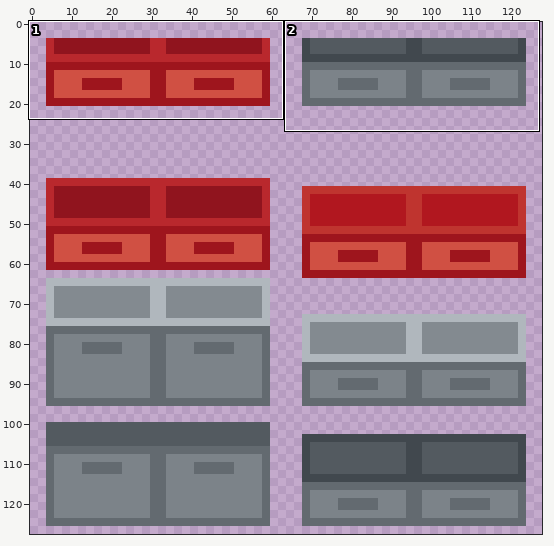
Edited in one commit: sprite sheet (tiles_png/entropia_assets/euroboxen.png). The first picture is a wide view before the edit; the outline marks the close-up.
Close-up. As it was:
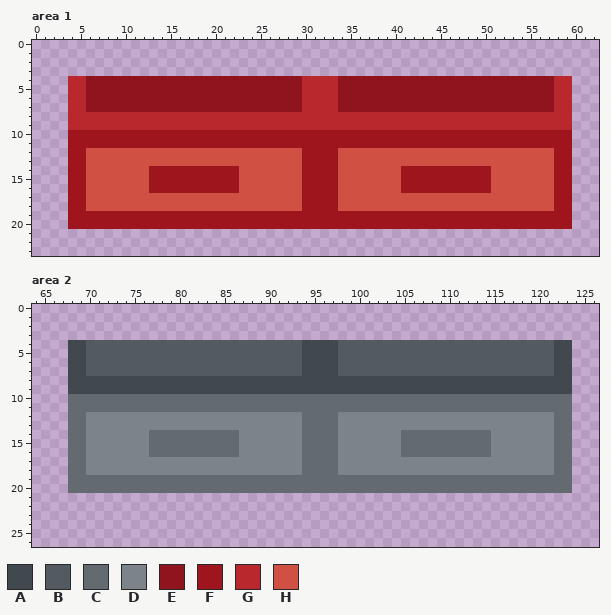
The file is 128x128 pixels. Pixels under 10% opacity are left out. Colours within 5 levels of each other are drawn and written as one. Shown: area 1: x 0..62, y 0..23; area 2: x 64..126, y 0..26.
Palette (. is transparent): A #41484e  B #535a60  C #636a70  D #7c8389  E #90141e  F #9e151d  G #b9282d  H #d05043
Pixels before, area 1, first column x 4:
 4 GGEEEEEEEEEEEEEEEEEEEEEEEEGGGGEEEEEEEEEEEEEEEEEEEEEEEEGG
 5 GGEEEEEEEEEEEEEEEEEEEEEEEEGGGGEEEEEEEEEEEEEEEEEEEEEEEEGG
 6 GGEEEEEEEEEEEEEEEEEEEEEEEEGGGGEEEEEEEEEEEEEEEEEEEEEEEEGG
 7 GGEEEEEEEEEEEEEEEEEEEEEEEEGGGGEEEEEEEEEEEEEEEEEEEEEEEEGG
 8 GGGGGGGGGGGGGGGGGGGGGGGGGGGGGGGGGGGGGGGGGGGGGGGGGGGGGGGG
 9 GGGGGGGGGGGGGGGGGGGGGGGGGGGGGGGGGGGGGGGGGGGGGGGGGGGGGGGG
10 FFFFFFFFFFFFFFFFFFFFFFFFFFFFFFFFFFFFFFFFFFFFFFFFFFFFFFFF
11 FFFFFFFFFFFFFFFFFFFFFFFFFFFFFFFFFFFFFFFFFFFFFFFFFFFFFFFF
12 FFHHHHHHHHHHHHHHHHHHHHHHHHFFFFHHHHHHHHHHHHHHHHHHHHHHHHFF
13 FFHHHHHHHHHHHHHHHHHHHHHHHHFFFFHHHHHHHHHHHHHHHHHHHHHHHHFF
14 FFHHHHHHHFFFFFFFFFFHHHHHHHFFFFHHHHHHHFFFFFFFFFFHHHHHHHFF
15 FFHHHHHHHFFFFFFFFFFHHHHHHHFFFFHHHHHHHFFFFFFFFFFHHHHHHHFF
16 FFHHHHHHHFFFFFFFFFFHHHHHHHFFFFHHHHHHHFFFFFFFFFFHHHHHHHFF
17 FFHHHHHHHHHHHHHHHHHHHHHHHHFFFFHHHHHHHHHHHHHHHHHHHHHHHHFF
18 FFHHHHHHHHHHHHHHHHHHHHHHHHFFFFHHHHHHHHHHHHHHHHHHHHHHHHFF
19 FFFFFFFFFFFFFFFFFFFFFFFFFFFFFFFFFFFFFFFFFFFFFFFFFFFFFFFF
20 FFFFFFFFFFFFFFFFFFFFFFFFFFFFFFFFFFFFFFFFFFFFFFFFFFFFFFFF
Pixels before, area 2, first column x 68:
 4 AABBBBBBBBBBBBBBBBBBBBBBBBAAAABBBBBBBBBBBBBBBBBBBBBBBBAA
 5 AABBBBBBBBBBBBBBBBBBBBBBBBAAAABBBBBBBBBBBBBBBBBBBBBBBBAA
 6 AABBBBBBBBBBBBBBBBBBBBBBBBAAAABBBBBBBBBBBBBBBBBBBBBBBBAA
 7 AABBBBBBBBBBBBBBBBBBBBBBBBAAAABBBBBBBBBBBBBBBBBBBBBBBBAA
 8 AAAAAAAAAAAAAAAAAAAAAAAAAAAAAAAAAAAAAAAAAAAAAAAAAAAAAAAA
 9 AAAAAAAAAAAAAAAAAAAAAAAAAAAAAAAAAAAAAAAAAAAAAAAAAAAAAAAA
10 CCCCCCCCCCCCCCCCCCCCCCCCCCCCCCCCCCCCCCCCCCCCCCCCCCCCCCCC
11 CCCCCCCCCCCCCCCCCCCCCCCCCCCCCCCCCCCCCCCCCCCCCCCCCCCCCCCC
12 CCDDDDDDDDDDDDDDDDDDDDDDDDCCCCDDDDDDDDDDDDDDDDDDDDDDDDCC
13 CCDDDDDDDDDDDDDDDDDDDDDDDDCCCCDDDDDDDDDDDDDDDDDDDDDDDDCC
14 CCDDDDDDDCCCCCCCCCCDDDDDDDCCCCDDDDDDDCCCCCCCCCCDDDDDDDCC
15 CCDDDDDDDCCCCCCCCCCDDDDDDDCCCCDDDDDDDCCCCCCCCCCDDDDDDDCC
16 CCDDDDDDDCCCCCCCCCCDDDDDDDCCCCDDDDDDDCCCCCCCCCCDDDDDDDCC
17 CCDDDDDDDDDDDDDDDDDDDDDDDDCCCCDDDDDDDDDDDDDDDDDDDDDDDDCC
18 CCDDDDDDDDDDDDDDDDDDDDDDDDCCCCDDDDDDDDDDDDDDDDDDDDDDDDCC
19 CCCCCCCCCCCCCCCCCCCCCCCCCCCCCCCCCCCCCCCCCCCCCCCCCCCCCCCC
20 CCCCCCCCCCCCCCCCCCCCCCCCCCCCCCCCCCCCCCCCCCCCCCCCCCCCCCCC
And afterwards:
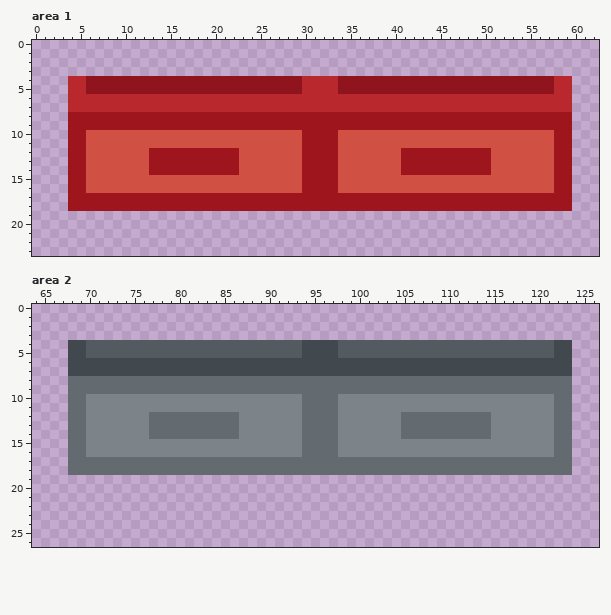
What changed:
Changed rows in their new state; - is an unchanged pixel.
Area 1:
first column x 4:
 6 --GGGGGGGGGGGGGGGGGGGGGGGG----GGGGGGGGGGGGGGGGGGGGGGGG--
 7 --GGGGGGGGGGGGGGGGGGGGGGGG----GGGGGGGGGGGGGGGGGGGGGGGG--
 8 FFFFFFFFFFFFFFFFFFFFFFFFFFFFFFFFFFFFFFFFFFFFFFFFFFFFFFFF
 9 FFFFFFFFFFFFFFFFFFFFFFFFFFFFFFFFFFFFFFFFFFFFFFFFFFFFFFFF
10 --HHHHHHHHHHHHHHHHHHHHHHHH----HHHHHHHHHHHHHHHHHHHHHHHH--
11 --HHHHHHHHHHHHHHHHHHHHHHHH----HHHHHHHHHHHHHHHHHHHHHHHH--
12 ---------FFFFFFFFFF------------------FFFFFFFFFF---------
13 ---------FFFFFFFFFF------------------FFFFFFFFFF---------
15 ---------HHHHHHHHHH------------------HHHHHHHHHH---------
16 ---------HHHHHHHHHH------------------HHHHHHHHHH---------
17 --FFFFFFFFFFFFFFFFFFFFFFFF----FFFFFFFFFFFFFFFFFFFFFFFF--
18 --FFFFFFFFFFFFFFFFFFFFFFFF----FFFFFFFFFFFFFFFFFFFFFFFF--
19 ........................................................
20 ........................................................
Area 2:
first column x 68:
 6 --AAAAAAAAAAAAAAAAAAAAAAAA----AAAAAAAAAAAAAAAAAAAAAAAA--
 7 --AAAAAAAAAAAAAAAAAAAAAAAA----AAAAAAAAAAAAAAAAAAAAAAAA--
 8 CCCCCCCCCCCCCCCCCCCCCCCCCCCCCCCCCCCCCCCCCCCCCCCCCCCCCCCC
 9 CCCCCCCCCCCCCCCCCCCCCCCCCCCCCCCCCCCCCCCCCCCCCCCCCCCCCCCC
10 --DDDDDDDDDDDDDDDDDDDDDDDD----DDDDDDDDDDDDDDDDDDDDDDDD--
11 --DDDDDDDDDDDDDDDDDDDDDDDD----DDDDDDDDDDDDDDDDDDDDDDDD--
12 ---------CCCCCCCCCC------------------CCCCCCCCCC---------
13 ---------CCCCCCCCCC------------------CCCCCCCCCC---------
15 ---------DDDDDDDDDD------------------DDDDDDDDDD---------
16 ---------DDDDDDDDDD------------------DDDDDDDDDD---------
17 --CCCCCCCCCCCCCCCCCCCCCCCC----CCCCCCCCCCCCCCCCCCCCCCCC--
18 --CCCCCCCCCCCCCCCCCCCCCCCC----CCCCCCCCCCCCCCCCCCCCCCCC--
19 ........................................................
20 ........................................................
Where, in picture pixels (left, top, right, bottom), the same in both close-ups:
changed: (68, 94, 572, 229)
changed: (68, 358, 572, 493)
